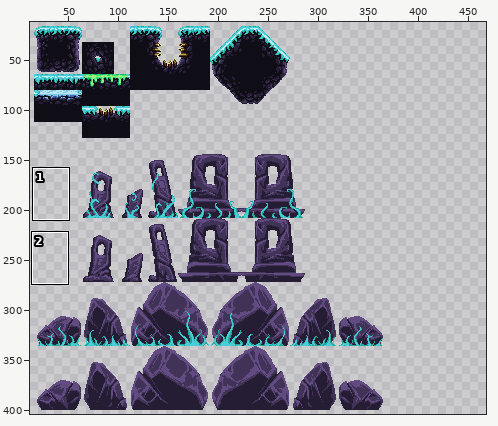
Edited in one commit: pixel-art file (Assets/Maps/Tiletsets/akubi_tileset_1.aseprite). Above: a wide view before the commit, with the close-up outlined.
Close-up. Earlier state:
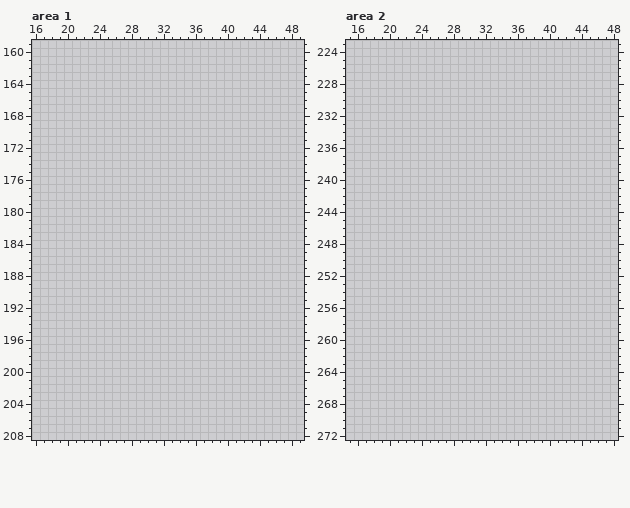
496x416 pixels, 1 frame. Shown: area 1: x 16..49, y 159..208; area 2: x 15..48, y 223..272. The wide view leaves out empty margins. The commit also changed other parts of the picture, which this record leaves out.
The same view after the edit:
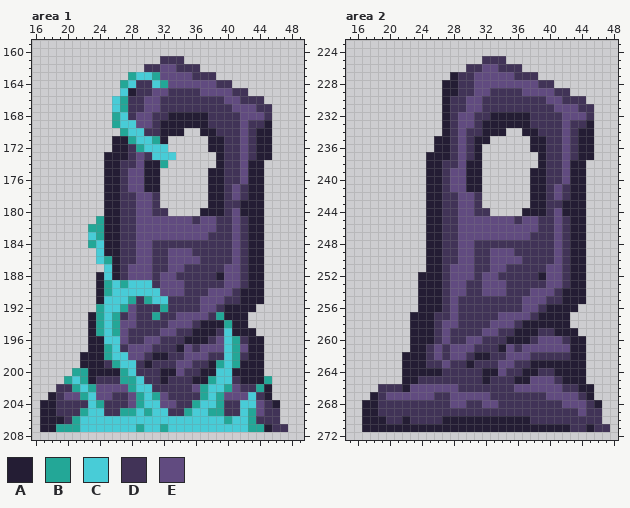
Palette (. is transparent): A #241d34  B #23a797  C #48ccd7  D #413357  E #614b80
The edit:
Changed rows in their new state; - is an unchanged pixel.
Area 1, layer "Shrines":
first column x 17:
161 ---------------DDD-------------
162 -------------DDEEDDD-----------
163 -----------BCCBEEEEDDD---------
164 ----------BCDDCBEEEEEEDD-------
165 ----------CADDEEDDDDEEEEDD-----
166 ---------CBDDEEDDDDDDDDEEDDD---
167 ---------CBDDEEDDDDDDDDDEEEDD--
168 ---------BCDEEDDAAAAADDDDEEED--
169 ---------BCCEEDAAAAAADDDDEDDA--
170 ----------BCCDDAAA--AADDDEDAA--
171 ---------AABCCBA-----AADDEDAA--
172 ---------AADBCCC-----AADDEDAA--
173 --------AAADEDCCC-----ADDEDAA--
174 --------AADDEAAB------ADDEAA---
175 --------AADEEAA------AADDEAA---
176 --------AADEEAA------AADDEAA---
177 --------AADEEAA------AADEDAA---
178 --------AADDEED------AADEDAA---
179 --------AADDEED------AADDAAA---
180 --------AADDEEDD----AAADEAAA---
181 -------BAADDEEEEEEEDEEDDEDAA---
182 ------BBAADDEEEEEEEEEEDDEDAA---
183 ------CBAADDEEEEEEEEEDDDEDAA---
184 ------BCAADDEEDDDDDDDDDDEDAA---
185 -------CAADDEEDDEEEDDDDDEDAA---
186 -------CBADDEEDDEEEEDDDDEDAA---
187 --------CADEEEDDEEDDDDDEEDAA---
188 -------ACADEEEDEEDDDDDAEEDAA---
189 -------ABCBCCCDEEEDDDDDEEDAA---
190 -------ABCCCCCCEEEDDDEEEDAAA---
191 -------ACCCBDBCCDDDDEEEDDAAA---
192 -------BCCBEDDDBDDDDEEDAAAA----
193 ------ABCBDEDDBDDEEEEDBAAA-----
194 ------ABCBEEDDDDEEEDAAABAA-----
195 ------ABCBEDDDDEEDDAAADCAAA----
196 ------AACCEDDEEDDDAAADECBDAA---
197 ------AABCDEEEDDDAEDEEECBEAA---
198 -----AAABCCEEDAADDEEEDDCBDAA---
199 -----AAADBCCDADDDEEDDABCBAAA---
200 ----BBAAAABCDDDAAEDDAACCAAAA---
201 ---BCBADDDBBCDDADDDAABCCDAAAB--
202 --DDBCBEEEEBCCDDDDDEBCCBEDDBA--
203 -ADEEBCEEDDEBCBEDDDDBCBEEECDA--
204 AADDDDCBDDDEBCCEEDDBCCBDDCCEDA-
205 AADDDBCCDDBBCBCCDDBCCBBDDCBEDD-
206 AAADBCCCCCCCCCCCCCCCCCCBCCBDDD-
207 AABBBCCCCCCCBCCBCCCCCCCCCCBBADD
Area 2, layer "Shrines":
first column x 17:
225 ---------------DDD-------------
226 -------------DDEEDDD-----------
227 -----------ADDEEEEEDDD---------
228 ----------AADDEEEEEEEEDD-------
229 ----------AADDEEDDDDEEEEDD-----
230 ----------ADDEEDDDDDDDDEEDDD---
231 ----------ADDEEDDDDDDDDDEEEDD--
232 ----------ADEEDDAAAAADDDDEEED--
233 ----------ADEEDAAAAAADDDDEDDA--
234 ----------ADEDDAAA--AADDDEDAA--
235 ---------AADEDAA-----AADDEDAA--
236 ---------AADEDA------AADDEDAA--
237 --------AAADEDA-------ADDEDAA--
238 --------AADDEAA-------ADDEAA---
239 --------AADEEAA------AADDEAA---
240 --------AADEEAA------AADDEAA---
241 --------AADEEAA------AADEDAA---
242 --------AADDEED------AADEDAA---
243 --------AADDEED------AADDAAA---
244 --------AADDEEDD----AAADEAAA---
245 --------AADDEEEEEEEDEEDDEDAA---
246 --------AADDEEEEEEEEEEDDEDAA---
247 --------AADDEEEEEEEEEDDDEDAA---
248 --------AADDEEDDDDDDDDDDEDAA---
249 --------AADDEEDDEEEDDDDDEDAA---
250 --------AADDEEDDEEEEDDDDEDAA---
251 --------AADEEEDDEEDDDDDEEDAA---
252 -------AAADEEEDEEDDDDDAEEDAA---
253 -------AAADEEDDEEEDDDDDEEDAA---
254 -------AAADEEDDEEEDDDEEEDAAA---
255 -------AAADEDDDDDDDDEEEDDAAA---
256 -------AAADEDDDDDDDDEEDAAAA----
257 ------AAADDEDDDDDEEEEDAAAA-----
258 ------AAADEEDDDDEEEDAAAAAA-----
259 ------AAADEDDDDEEDDAAADDAAA----
260 ------AAADEDDEEDDDAAADEEEDAA---
261 ------AADEDEEEDDDAEDEEEEEEAA---
262 -----AAADEDEEDAADDEEEDDDDDAA---
263 -----AAADDEDDADDDEEDDAAAAAAA---
264 -----AAAAADDDDDAAEDDAADDAAAA---
265 -----AADDDDDDDDADDDAAEEEDAAA---
266 --DDDAEEEEEEDDDDDDDEEEEEEDDAA--
267 -ADEEEEEEDDEEEEEDDDDDDDEEEEDA--
268 AADDDDDDDDDEEDDEEDDDDDDDDEEEDA-
269 AADDDDDDDDDDDDDDDDDDDDDDDDDEDD-
270 AAADDADDDDAAAAAAAAAAADDDDDDDDD-
271 AAAAAAAAAAAAAAAAAAAAAAAAAADDADD
